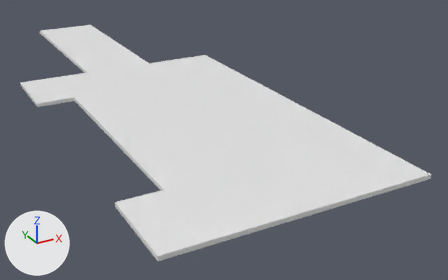
The FBX model Assets/Scenes/Vincent/Models/FBX_LandingFloor.fbx, before and after one commit.
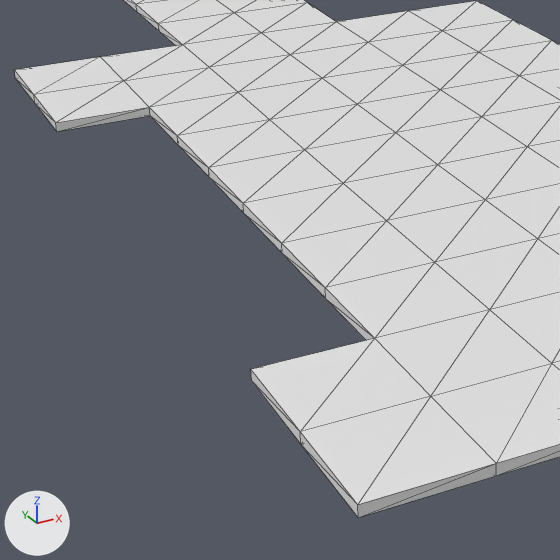
Each version appears first whole from a 50 mm lens placed at (-9.1, -7.84, 5.69), pointed at (-1.28, 6.37, -1.42), and next in a close-up on the part from 3% to 53% of the width and 20% to 99% of the height. Arrows for +X, +Y and +Z are at lower left; the lights stay in place. The close-ups show mesh edges as thin lines. Where no turn or scale is listed for an object, it has been applied to the vertices.

The first close-up shows 'Landing FLoor'.
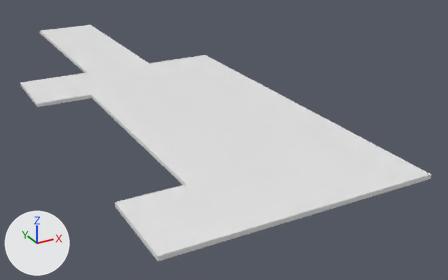
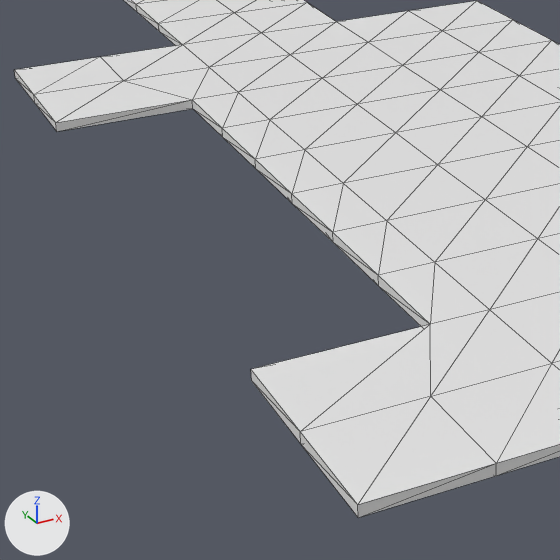
Location of each change, (x1, y1, x2, y2) in pixels of the close-ups (560 x 560 px; the box of a moved part takes in the faces that stretch with it):
part 1 of me_mesh, moved or reshaped: (56, 68, 489, 432) in both

Edits to the bpy script that builds the scene:
```text
Change me_mesh:
    where me_mesh.from_pydata(...)  # 136 vertices, 268 faces; spans x -6.0..0.0, y 0.0..16.0, z -0.1..0.0
    used by ob_landing_floor; location = (0.0, 0.0, 0.0)
    me_mesh part 1: all 14 vertices in x -5.0, y 2.0..8.0, z -0.1..0.0 are moved by (0.5, 0.0, 0.0)
```
